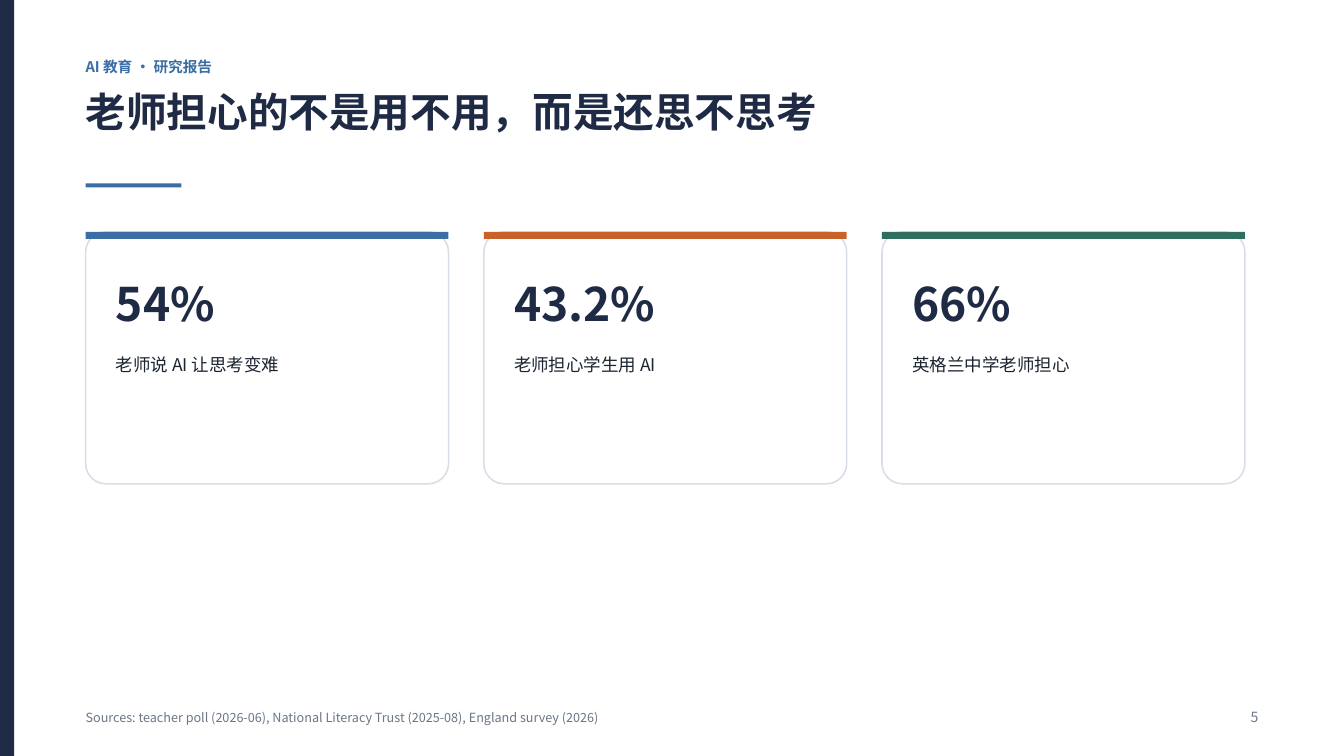
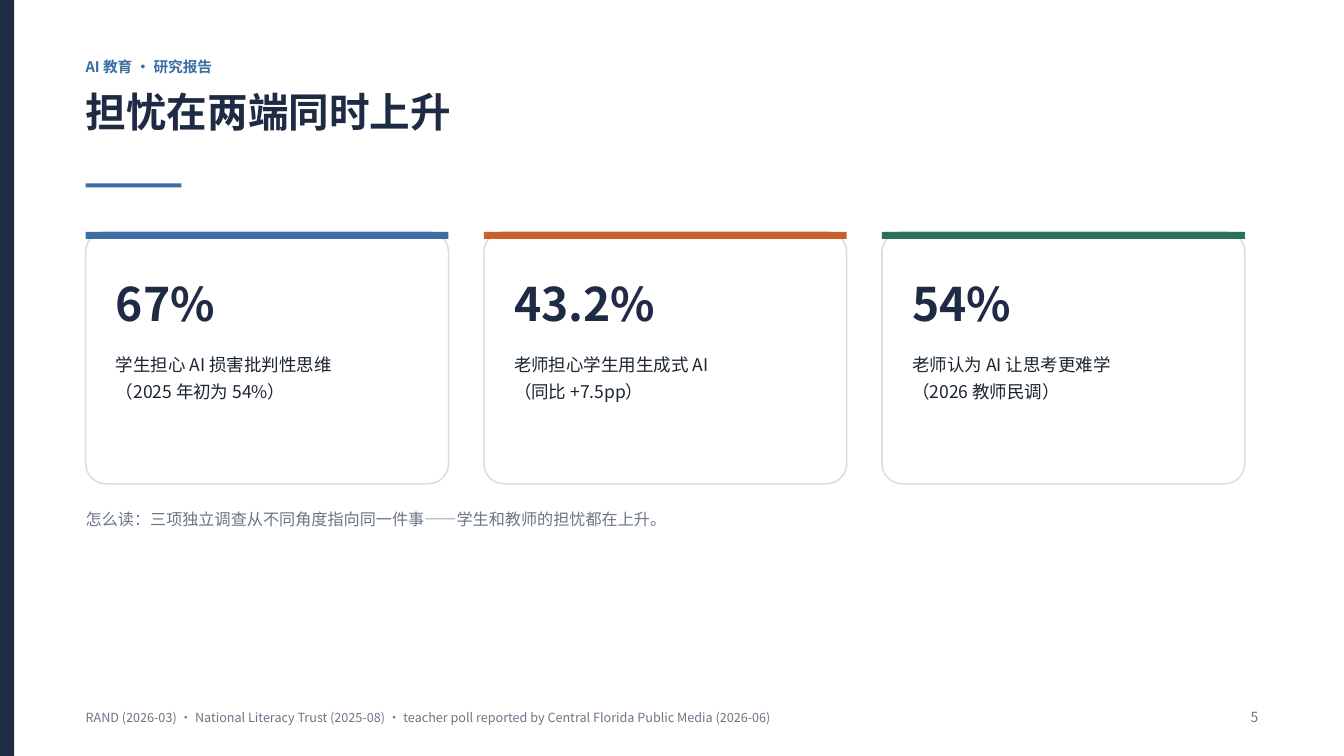
Before and after one commit to takakun09/ai-history-simulator, a slide deck: slide 5 of outputs/History_AI_Research_Report_CN.pptx. Drawn at 1344x756 pixels with LibreOffice and Linux fonts; fonts in the diff are those of the drawing. Boxes give left, top, right and bottom in pixels: in the first picture for what was removed or moved away, otherwise in the second. Text is boxed around its words. In the diff, an @@ line names an element or a change of style, - is before the commit and + after.

```diff
--- a/outputs/History_AI_Research_Report_CN.pptx
+++ b/outputs/History_AI_Research_Report_CN.pptx
@@ text at [86,92,452,131]: text changed @@
-老师担心的不是用不用，而是还思不思考
+担忧在两端同时上升
@@ text at [116,286,215,322]: text changed @@
-54%
+67%
@@ text at [912,286,1011,322]: text changed @@
-66%
+54%
@@ text at [116,356,331,400]: text changed @@
-老师说 AI 让思考变难
+学生担心 AI 损害批判性思维
+（2025 年初为 54%）
@@ text at [514,356,709,402]: text changed @@
-老师担心学生用 AI
+老师担心学生用生成式 AI
+（同比 +7.5pp）
@@ text at [912,356,1111,400]: text changed @@
-英格兰中学老师担心
+老师认为 AI 让思考更难学
+（2026 教师民调）
@@ text added at [86,511,667,527], 11.5 pt, text #6B7686 @@
+怎么读：三项独立调查从不同角度指向同一件事——学生和教师的担忧都在上升。
@@ text at [86,712,771,725]: text changed @@
-Sources: teacher poll (2026-06), National Literacy Trust (2025-08), England survey (2026)
+RAND (2026-03) · National Literacy Trust (2025-08) · teacher poll reported by Central Florida Public Media (2026-06)
```
Also in this commit, not shown: 4 other slides changed, 1 slide added, 2 other files.
